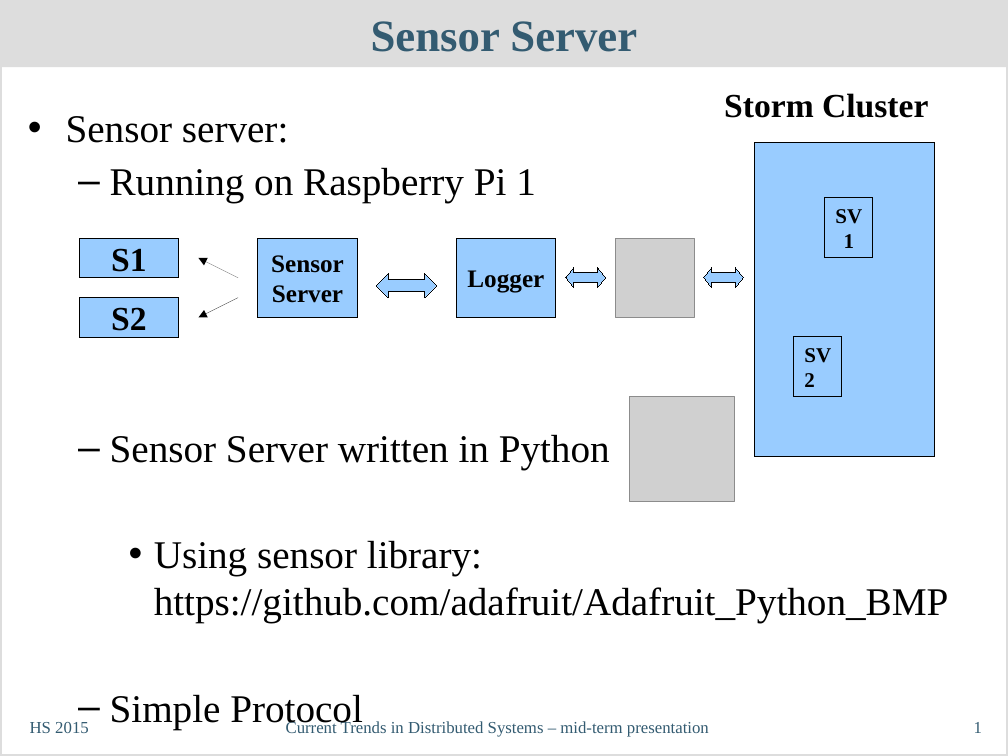
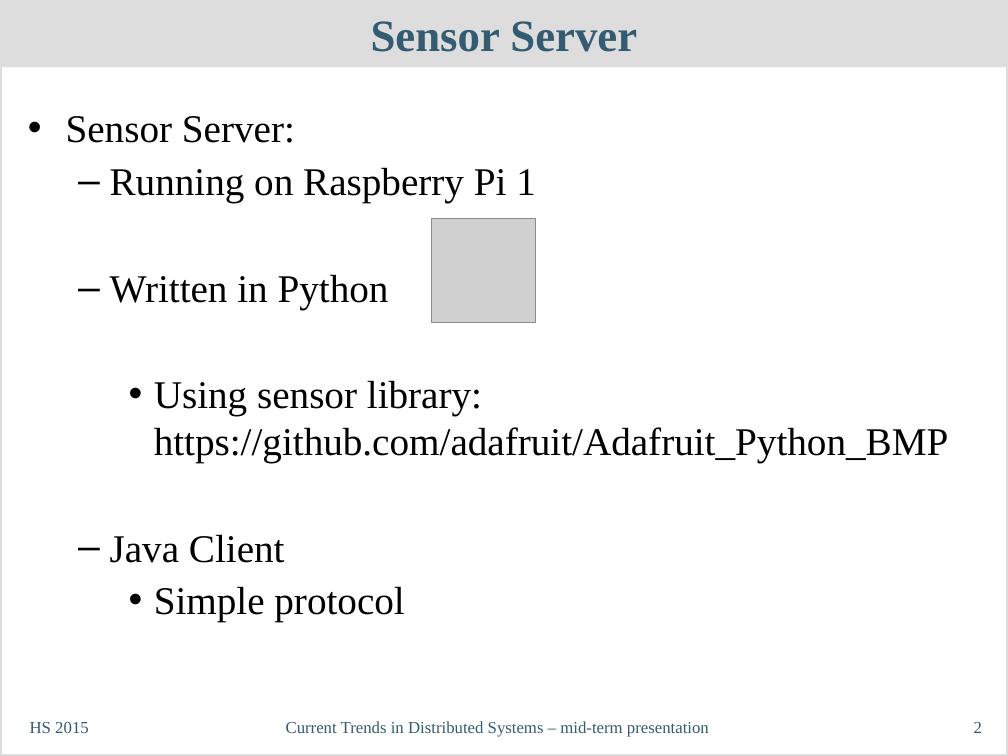
Before and after one commit to philipp-oldenburg/ctds-storm, a slide deck: slide 2 of Project-Weather-Station/Mid Term Presentation - Philipp Oldenburg.odp (slide 1 before the commit). Drawn at 1008x756 pixels with LibreOffice and Linux fonts; fonts in the diff are those of the drawing; grey boxes stand for pictures. Boxes give left, top, right and bottom in pixels: in the first picture for what was removed or moved away, otherwise in the second. Text is boxed around its words. In the diff, an @@ line names an element or a change of style, - is before the commit and + after.

Commit message:
added new slide

```diff
--- a/Project-Weather-Station/Mid Term Presentation - Philipp Oldenburg.odp
+++ b/Project-Weather-Station/Mid Term Presentation - Philipp Oldenburg.odp
@@ text at <box>66,116,295,143</box>: text changed @@
-• Sensor server:
+• Sensor Server:
@@ text removed at <box>724,93,928,118</box> @@
-Storm Cluster
@@ rectangle removed at <box>754,143,934,457</box> @@
@@ rectangle removed at <box>825,198,873,258</box> @@
-SV1
@@ rectangle removed at <box>80,238,178,277</box> @@
-S1
@@ rectangle removed at <box>258,238,357,318</box> @@
-Sensor
-Server
@@ picture: place and size @@
-picture at <box>615,238,695,318</box>
+picture at <box>431,219,536,324</box>
@@ rectangle removed at <box>457,238,555,318</box> @@
-Logger
@@ arrow removed from (238, 278) to (199, 258) @@
@@ left right arrow removed at <box>565,267,605,287</box> @@
@@ left right arrow removed at <box>704,267,743,287</box> @@
@@ rectangle removed at <box>80,297,178,337</box> @@
-S2
@@ text at <box>110,274,389,309</box>: text changed @@
-  – Sensor Server written in Python
+  – Written in Python
@@ arrow removed from (238, 297) to (199, 318) @@
@@ left right arrow removed at <box>376,273,436,297</box> @@
@@ rectangle removed at <box>793,337,842,397</box> @@
-SV2
@@ picture removed at <box>630,397,735,502</box> @@
@@ text at <box>110,534,404,622</box>: text changed @@
-  – Simple Protocol
+  – Java Client
+    • Simple protocol
@@ page number at <box>974,722,982,733</box>: text changed @@
-1
+2
```
Also in this commit, not shown: 1 slide added.
